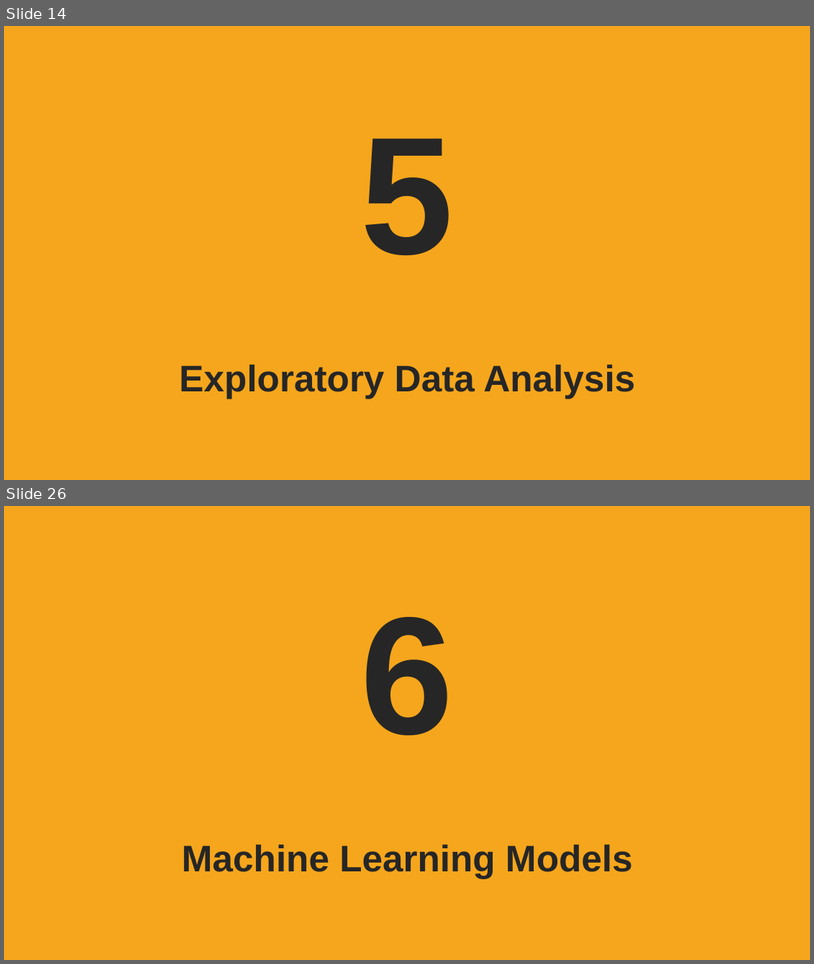
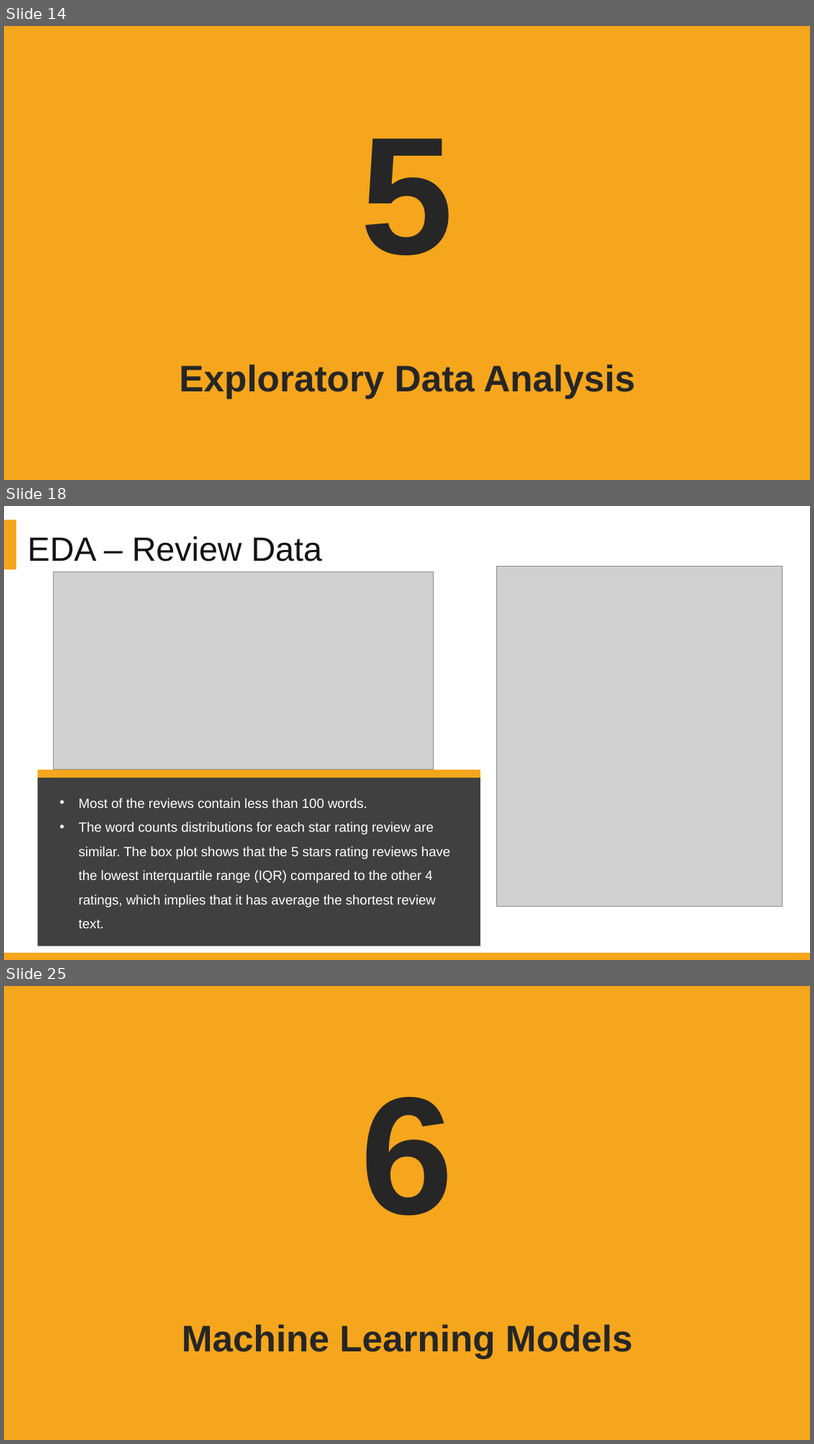
Before and after one commit to DATA-606-SPRING-2022/Jin_DATA606, a slide deck: presentation/Project_Presentation_EDA_v1.1.pptx. Shown one above the other, each under a label of ours: slides 14 and 26 before the commit, slides 14, 18 and 25 after it; the slides between them are not shown. The pictures are 814x964 and 814x1444 pixels, drawn with LibreOffice and Linux fonts; fonts in the diff are those of the drawing; grey boxes stand for pictures; background and template pictures are left out. Boxes give left, top, right and bottom in pixels: in the first picture for what was removed or moved away, otherwise in the second. Text is boxed around its words. In the diff, an @@ line names an element or a change of style, - is before the commit and + after.

```diff
--- a/presentation/Project_Presentation_EDA_v1.1.pptx
+++ b/presentation/Project_Presentation_EDA_v1.1.pptx
@@ slide 18 added at box(4, 506, 810, 960), background #FFFFFF @@
@@ rectangle added at box(4, 520, 16, 569), fill #F5A61C @@
@@ text added at box(25, 538, 162, 548), 28 pt, text #404040 @@
+Add your title
@@ text added at box(28, 536, 322, 561), 40 pt, text #141214 @@
+EDA – Review Data
@@ text added at box(25, 556, 590, 571), 18 pt, text #A6A6A6 @@
+Click add this section keywords detailed description of the contents of this paragraph
@@ picture added at box(497, 566, 783, 906) @@
@@ picture added at box(54, 572, 434, 769) @@
@@ rectangle added at box(38, 777, 481, 946), fill #404040 @@
@@ rectangle added at box(38, 770, 481, 777), fill #F5A61C @@
@@ text added at box(79, 798, 450, 928), 16 pt, text #FFFFFF @@
+• Most of the reviews contain less than 100 words.
+• The word counts distributions for each star rating review are similar. The box plot shows that the 5 stars rating reviews have the lowest interquartile range (IQR) compared to the other 4 ratings, which implies that it has average the shortest review text.
@@ rectangle added at box(4, 952, 810, 960), fill #F5A61C @@
@@ what was slide 26 is now slide 25 @@
```
Also in this commit, not shown: 2 slides changed, 7 other slides added, 1 slide removed.
